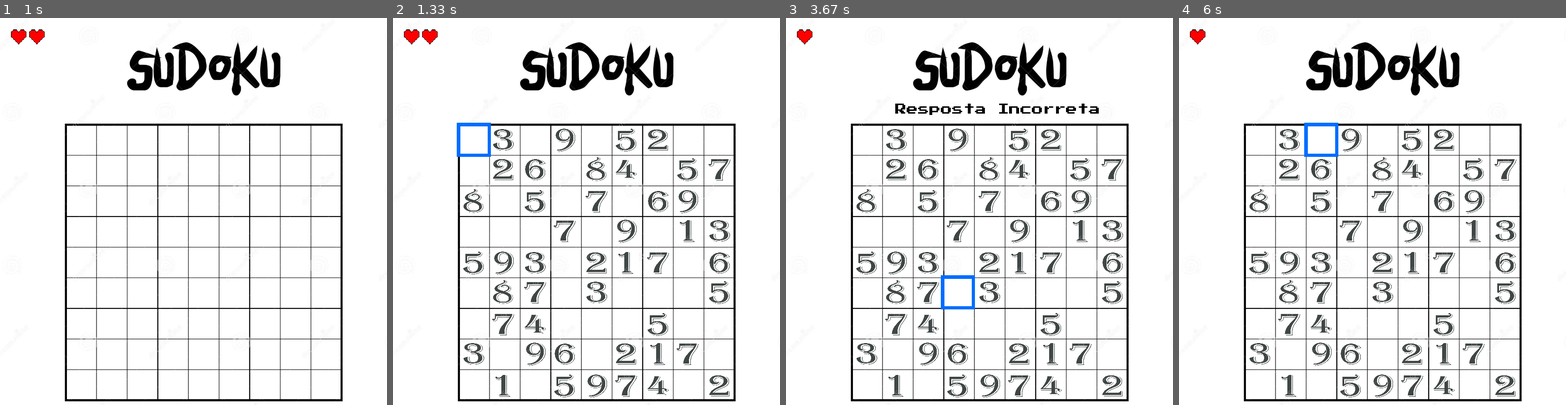
Above: before the commit, frames 1-4 (left to right).
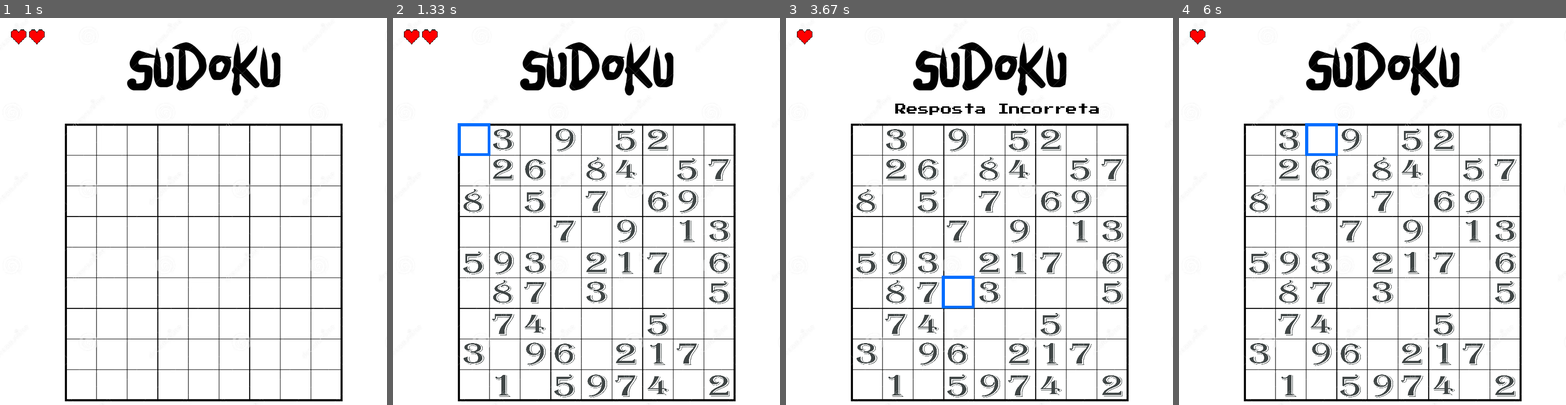
Above: after the commit, the same moments.

Repository: memdygu100/Sudoku-Pygame
Game: pygame game, started from main.py
Same seed, same stepped clock (60 frames per second), same inputs: the game is played once before the commit and once after it.
Inputs (mouse positions are in pixels of both pictures, inside the frame that each line leads up to):
- Up to frame 1 (1 s): click "FÁCIL" at 0.38 s; tap Enter at 0.67 s
- Up to frame 2 (1.33 s): click (466, 153) at 1.27 s
- Up to frame 3 (3.67 s): move the mouse to (1025, 246) at 1.6 s; click (1025, 246) at 1.9 s; tap Enter at 2.33 s; move the mouse to (960, 312) at 3.2 s; click (960, 312) at 3.62 s
- Up to frame 4 (6 s): move the mouse to (1360, 145) at 4.17 s; click (1360, 145) at 4.62 s; move the mouse to (1318, 130) at 5.2 s; click (1318, 130) at 5.67 s

Frame 1 is identical in both runs. In frame 2, less than 0.1% of the frame differs, in the area x 16-26%, y 27-36%; in frame 3, less than 0.1%; in frame 4, less than 0.1%.

Commit message:
Soundtrack

Diff:
--- a/main.py
+++ b/main.py
@@ -6,6 +6,7 @@
 import time
 import random
 pygame.init()
+pygame.mixer.init()
 clock = pygame.time.Clock()
 pygame.display.set_caption('Sudoku')
 tempo_inicial = time.time()
@@ -80,8 +81,12 @@
 text_derrota_1_rect = text_derrota_1_surface.get_rect(center=(posicao_x + 220, posicao_y + 20))
 text_derrota_2_rect = text_derrota_2_surface.get_rect(center=(posicao_x + 220, posicao_y + 60))
 
+som_click = pygame.mixer.Sound("Sounds/AUDIODECLICK.mp3")
+som_vitoria = pygame.mixer.Sound("Sounds/AUDIOVITORIA.mp3")
+som_erro = pygame.mixer.Sound("Sounds/SOMERRADO.mp3")
+som_derrota = pygame.mixer.Sound("Sounds/TUQUERISSOMESMO.mp3")
+
 numeros_removidos = 0
-
 
 pos_x_player = 430
 pos_y_player = 400
@@ -135,7 +140,7 @@
 quadrado_menu = pygame.image.load("Assets/Janela Fundo Vitoria.jpg")
 quadrado_menu = pygame.transform.scale(janela_fundo_vitoria, (600, 150))
 quadrado_selecao = pygame.image.load("Assets/New Piskel (1).png")
-quadrado_selecao = pygame.transform.scale(quadrado_selecao, (75, 75))
+quadrado_selecao = pygame.transform.scale(quadrado_selecao, (72, 72))
 coracao = pygame.image.load("Assets/Coração.png").convert_alpha()
 coracao = pygame.transform.scale(coracao, (40, 40))
 
@@ -234,6 +239,7 @@
                 apagar_matriz = False
             if not(jogo_finalizado):
                 if events.type == pygame.MOUSEBUTTONDOWN:
+                    som_click.play()
                     posicao_click_x, posicao_click_y = pygame.mouse.get_pos()
                     if 140 < posicao_click_x < 760 and 230 < posicao_click_y < 840:
                         coluna_selecionada = (posicao_click_x - 140) // 70
@@ -256,6 +262,7 @@
                             print("Sudoku Resolvido")
                             sudoku_correto = True
                         else:
+                            som_erro.play()
                             print("Sudoku Incompleto")
                             sudoku_correto = False
                             vidas -= 1
@@ -296,6 +303,7 @@
                     janela.blit(text_2_surface, text_2_rect)
                     sudoku_correto = None
                 elif sudoku_correto is True:
+                    som_vitoria.play()
                     janela.blit(janela_fundo_vitoria, (posicao_x - 150 , posicao_y - 25))
                     janela.blit(surface_linha1, rect_linha1)
                     janela.blit(surface_linha2, rect_linha2)
@@ -306,8 +314,9 @@
                     janela.blit(text_time_surface, text_time_rect)
                     jogo_finalizado = True
                 if pressionado and Sudoku_playground[linha_selecionada][coluna_selecionada] != numeros_bloqueados[linha_selecionada][coluna_selecionada] :
-                    janela.blit(quadrado_selecao, (Matrizes.posicoes_x[coluna_selecionada] - 10, Matrizes.posicoes_y[linha_selecionada] - 10))
+                    janela.blit(quadrado_selecao, (Matrizes.posicoes_x[coluna_selecionada] - 8, Matrizes.posicoes_y[linha_selecionada] - 9))
                 if vidas <= 0:
+                    som_derrota.play()
                     janela.blit(janela_fundo_vitoria, (posicao_x - 150, posicao_y - 50))
                     janela.blit(text_derrota_1_surface, text_derrota_1_rect)
                     janela.blit(text_derrota_2_surface, text_derrota_2_rect)
Not shown, added: Sounds/AUDIODECLICK.mp3
Not shown, added: Sounds/AUDIOVITORIA.mp3
Not shown, added: Sounds/SOMERRADO.mp3
Not shown, added: Sounds/TUQUERISSOMESMO.mp3
